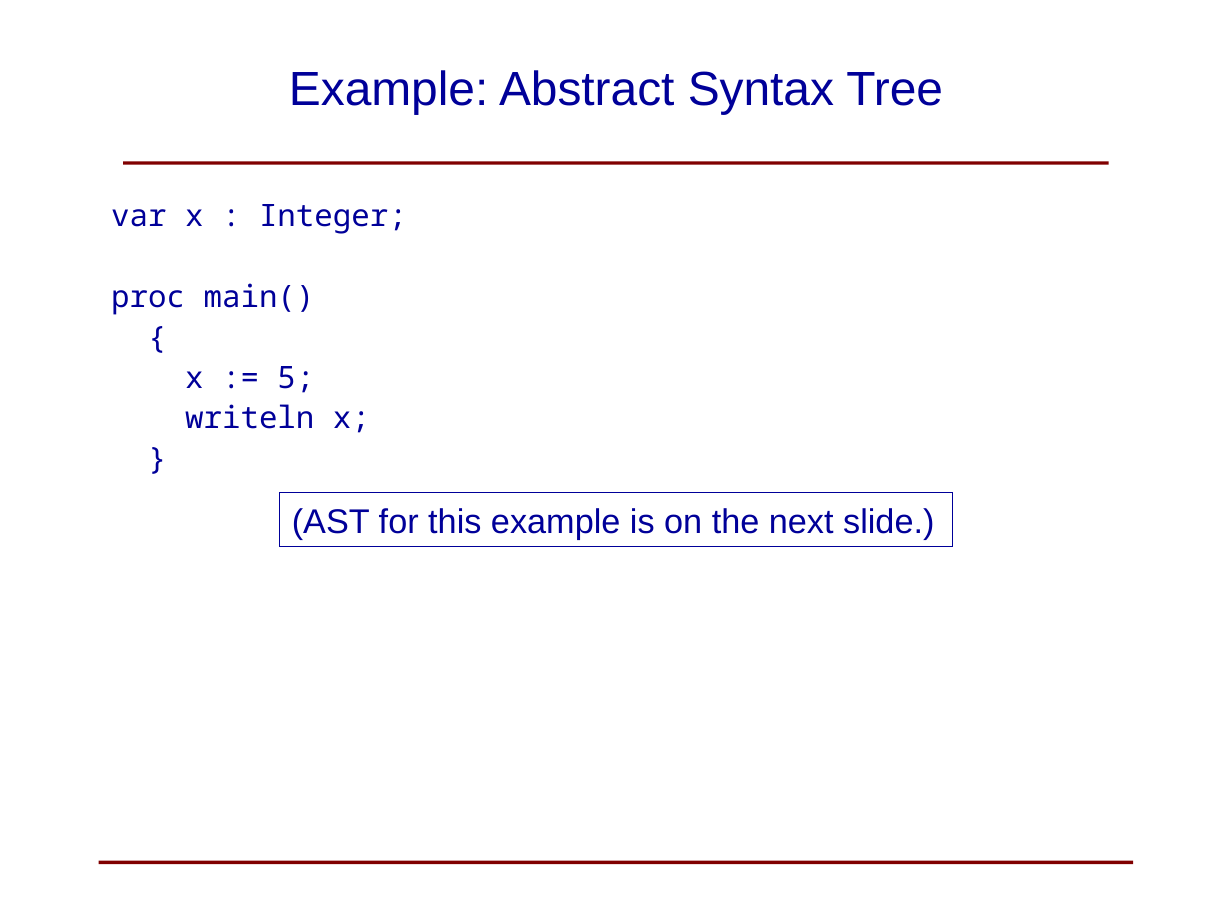
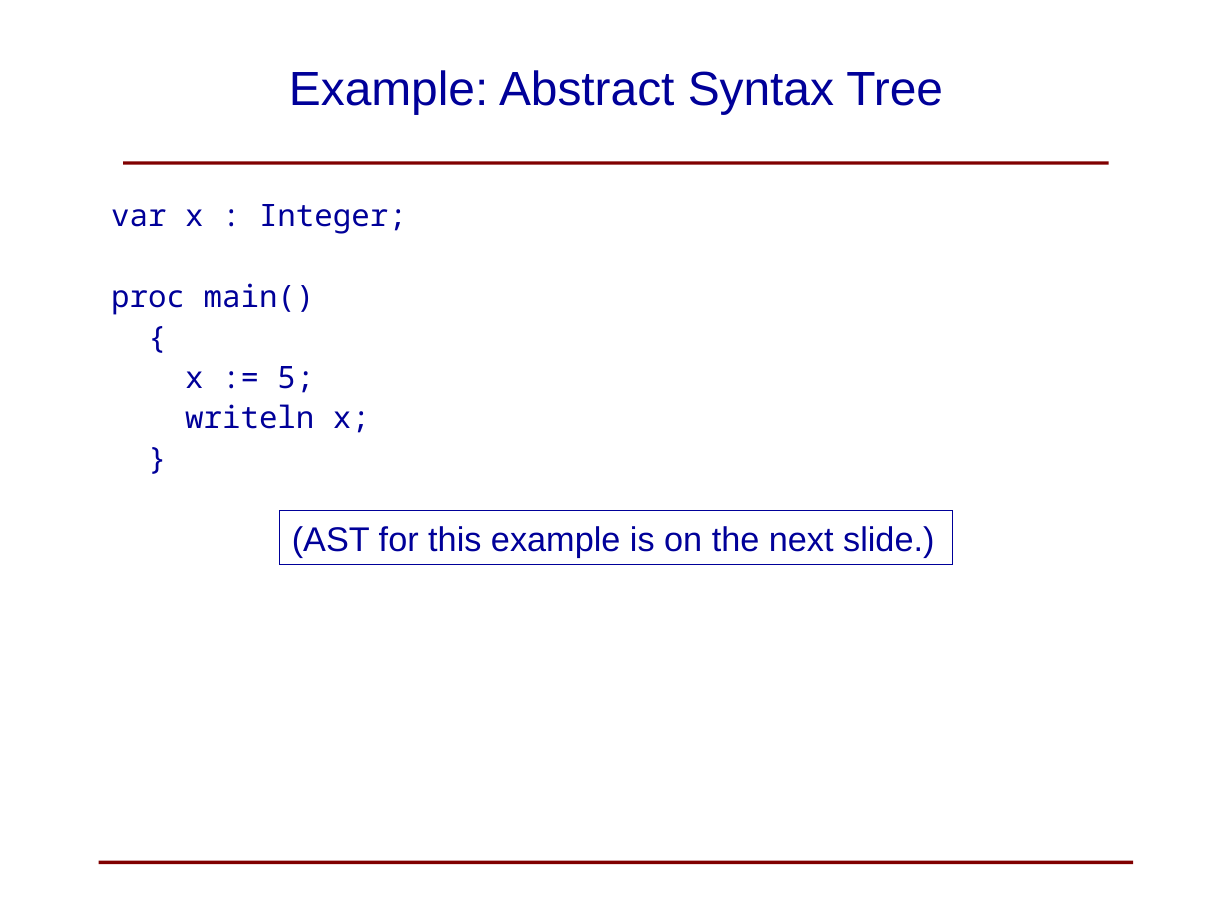
Before and after one commit to SoftMoore/CPRL-Java-3rd, a slide deck: slide 48 of PowerPoints/08 - Abstract Syntax Trees.pptx. Drawn at 1232x924 pixels with LibreOffice and Linux fonts; fonts in the diff are those of the drawing. Boxes give left, top, right and bottom in pixels: in the first picture for what was removed or moved away, otherwise in the second. Text is boxed around its words. In the diff, an @@ line names an element or a change of style, - is before the commit and + after.

```diff
--- a/PowerPoints/08 - Abstract Syntax Trees.pptx
+++ b/PowerPoints/08 - Abstract Syntax Trees.pptx
@@ rectangle "(AST for this example is ...": place and size @@
-rectangle "(AST for this example is ..." at box(280, 493, 952, 547)
+rectangle "(AST for this example is ..." at box(280, 511, 952, 565)
```
Also in this commit, not shown: 13 other slides changed.
